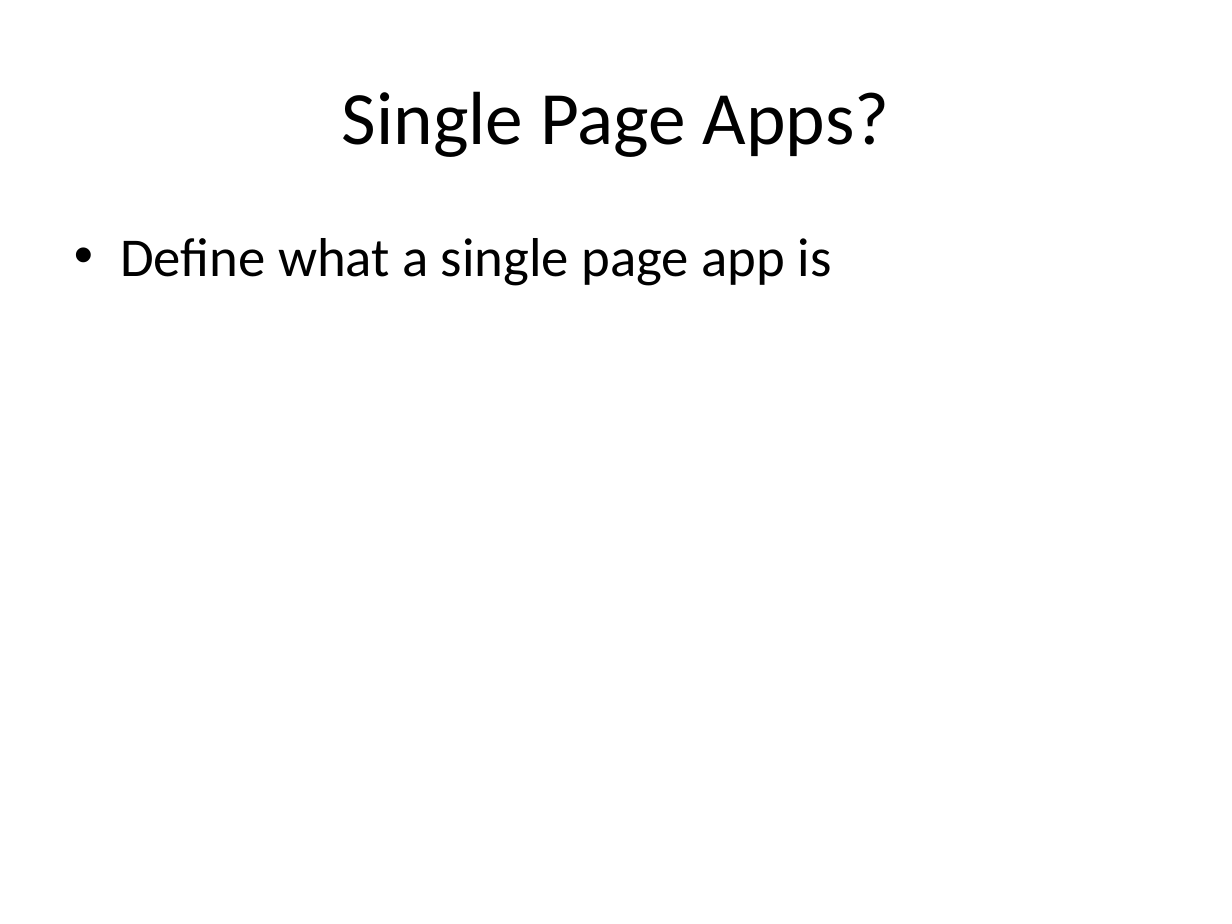
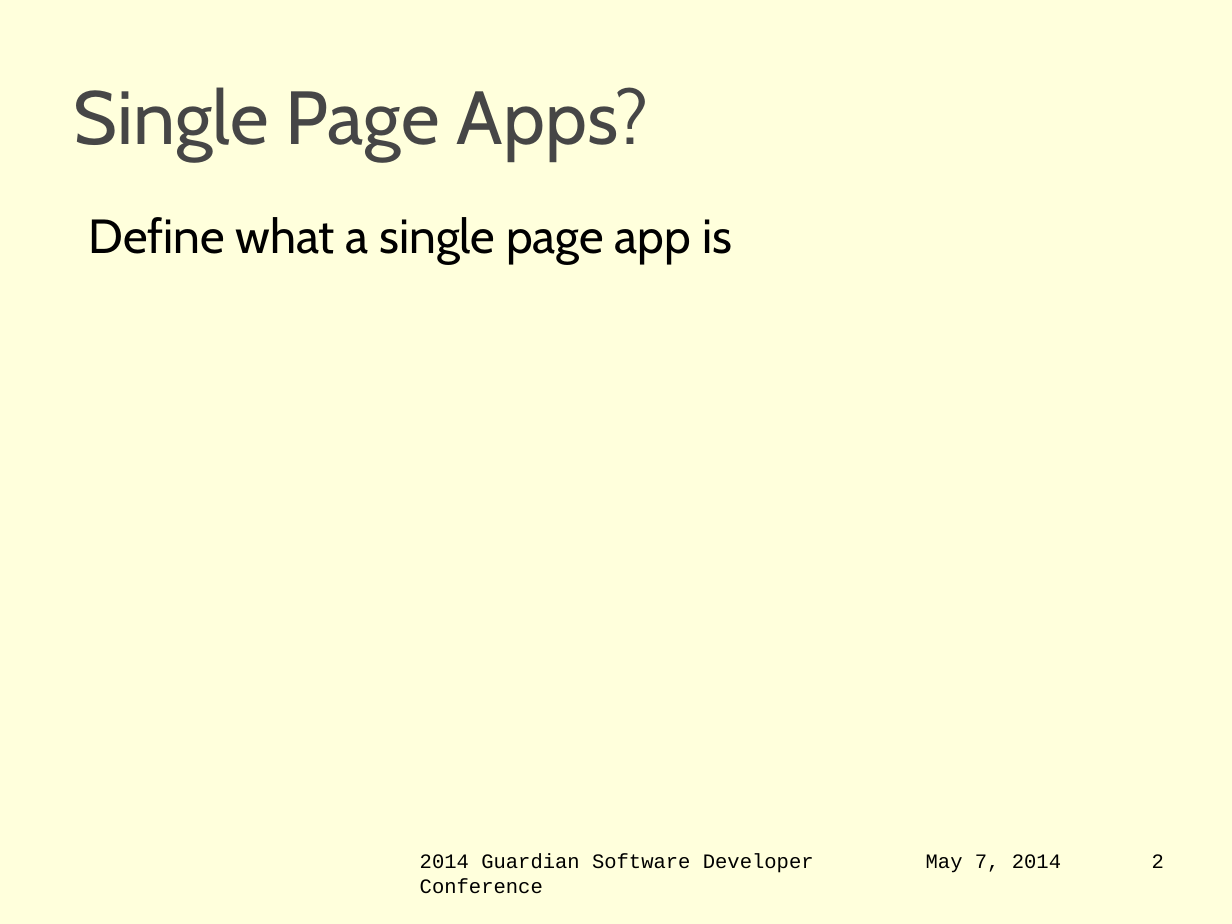
Before and after one commit to jbellmore/GSDC-2014-AngularJS, a slide deck: slide 2 of intro-to-angular-js.pptx. Drawn at 1232x924 pixels with LibreOffice and Linux fonts; fonts in the diff are those of the drawing; background and template pictures are left out. Boxes give left, top, right and bottom in pixels: in the first picture for what was removed or moved away, otherwise in the second. Text is boxed around its words. In the diff, an @@ line names an element or a change of style, - is before the commit and + after.

Commit message:
Updated presentation to use Walt's conference template

```diff
--- a/intro-to-angular-js.pptx
+++ b/intro-to-angular-js.pptx
@@ background #FFFFFF to #FFFFCC at 68% opacity @@
@@ title "Single Page Apps?" at <box>74,87,649,159</box>: font Calibri to Cabin, text colour #000000 to #464646; alignment centre to left @@
@@ text "Define what a single page ...": place and size @@
-text "Define what a single page ..." at <box>120,238,832,286</box>
+text "Define what a single page ..." at <box>89,217,732,264</box>
@@ text "Define what a single page ..." at <box>89,217,732,264</box>: size 32 to 28 pt, font Calibri to Cabin; bullet • to none; less space between paragraphs @@
@@ text added at <box>420,853,814,894</box>, 12 pt, text #000000 @@
+2014 Guardian Software Developer Conference
@@ text added at <box>926,854,1061,873</box>, 12 pt, text #000000 @@
+May 7, 2014
@@ page number added at <box>1152,854,1164,868</box>, 12 pt, text #000000 @@
+2
```
Also in this commit, not shown: 5 other slides changed.
